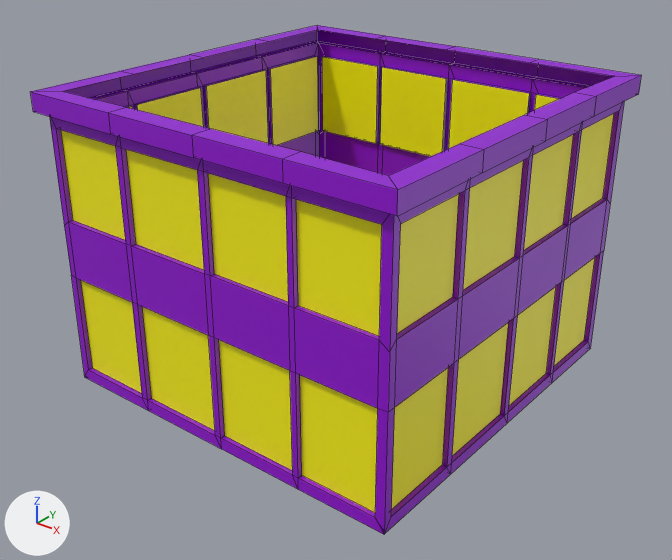
What one commit did to the FBX model Assets/Meshes/Building_Small_Peice_001.fbx.
One viewpoint serves both versions: a 50 mm camera at (70.5, -110.6, 343.6) aimed at (0.8, -23.5, 289.6). Every picture has the same lights, and +X, +Y and +Z are marked at lower left. Mesh edges are drawn as thin lines. Where no turn or scale is listed for an object, it has been applied to the vertices.

Names of what the first picture shows: 'Building_Small_Piece_001'.
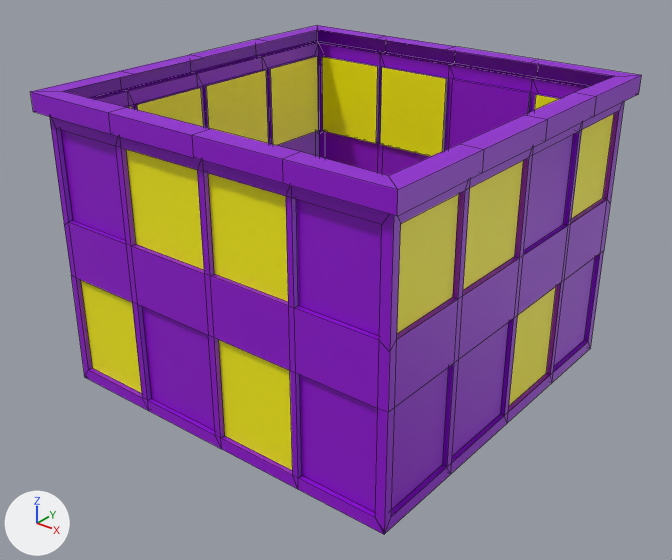
The edits, one by one:
me_mesh has 362 vertices, 356 faces and spans x -26.9..26.9, y -26.9..26.9, z 0.0..40.0.
me_mesh is used by ob_building_small_piece_001; location (0.0, -20.6, 275.3).
me_mesh part 1: 11 of the faces centred in x -18.9..24.9, y -25.0..25.0, z 8.6..29.6 switch from mat_windows (yellow #fff700) to mat_mainbuilding (purple #9300d5).

Location of each change, [x1, y1, x2, y2] in pixels of the pictures (672 x 560 px):
part 1 of me_mesh, recoloured (yellow to purple)
    both: [61, 80, 595, 513]
